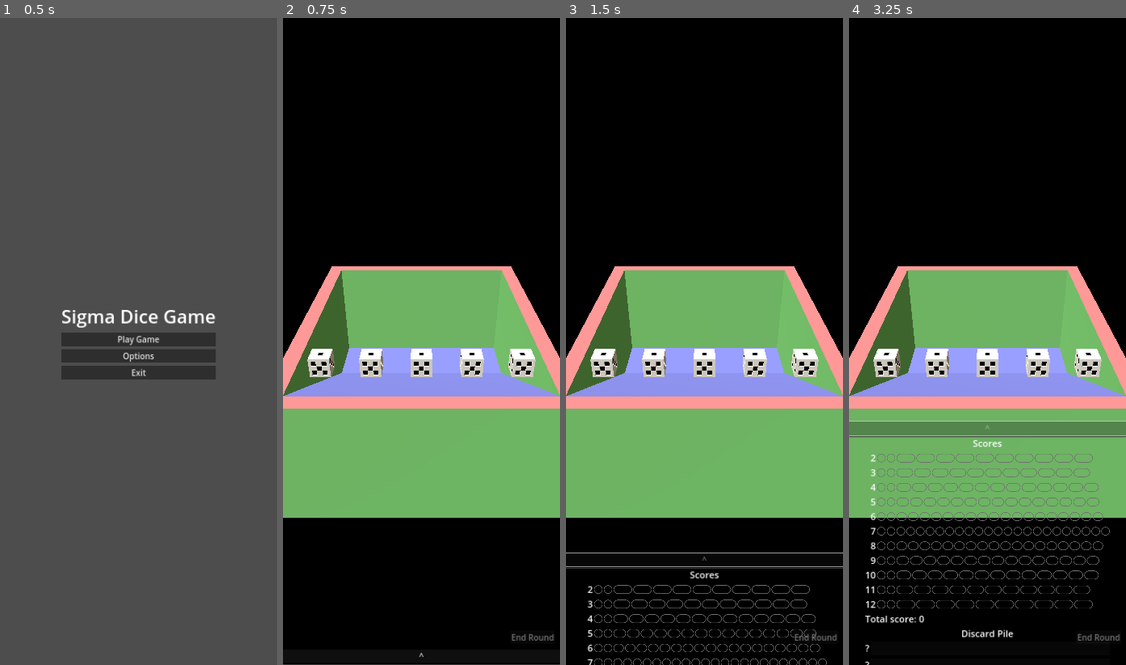
Above: before the commit, frames 1-4 (left to right).
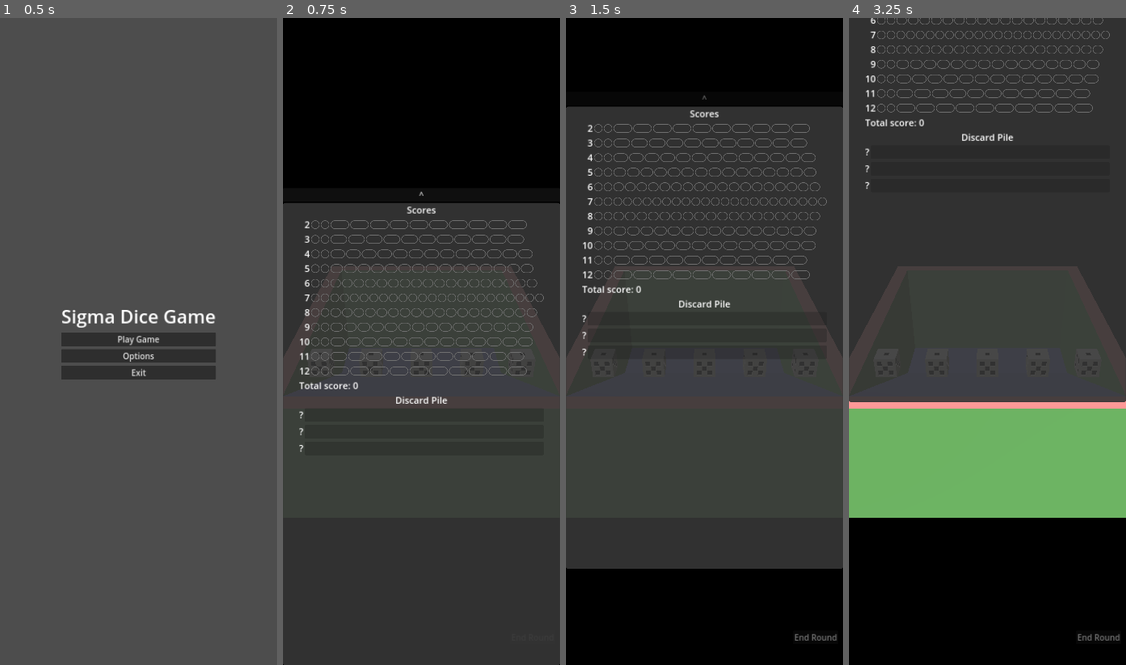
Above: after the commit, the same moments.

Repository: Inglo-Games/SigmaDiceGame
Game: Godot game, scene res://Scenes/Menus/MainMenu.tscn
The game is run twice, just before and just after one commit, with the same random seed, the same clock (stepped at 60 frames per second) and the same inputs.
Inputs (mouse positions are in pixels of both pictures, inside the frame that each line leads up to):
- Up to frame 1 (0.5 s): no input
- Up to frame 2 (0.75 s): click "Play Game" at 0.5 s
- Up to frame 3 (1.5 s): click "^" at 1.25 s
- Up to frame 4 (3.25 s): click (987, 393) at 2 s, where only the run before the commit has a clickable "v"; click (987, 658) at 2.75 s, where only the run before the commit has a clickable "^"

Frame 1 is identical in both runs. In frame 2, 71% of the frame differs, in the area x 0-100%, y 26-100%; in frame 3, 73%, in the area x 0-100%, y 11-100%; in frame 4, 65%.

Commit message:
Increase scoreboard panel min size

Diff:
--- a/game/Scenes/UI/ScoreboardPanel.gd
+++ b/game/Scenes/UI/ScoreboardPanel.gd
@@ -16,6 +16,7 @@
 		_slide_panel_out_view()
 	else:
 		_slide_panel_into_view()
+	$ExpanderButton.release_focus()
 
 
 # Slide the panel up into the player's viewport
--- a/game/Scenes/UI/ScoreboardPanel.tscn
+++ b/game/Scenes/UI/ScoreboardPanel.tscn
@@ -21,6 +21,7 @@
 text = "^"
 
 [node name="PanelContainer" type="PanelContainer" parent="."]
+custom_minimum_size = Vector2(1080, 1800)
 layout_mode = 2
 size_flags_horizontal = 3
 size_flags_vertical = 3
--- a/game/Themes/MainTheme.tres
+++ b/game/Themes/MainTheme.tres
@@ -1,7 +1,7 @@
 [gd_resource type="Theme" load_steps=2 format=3 uid="uid://8bcavu88mft3"]
 
 [sub_resource type="StyleBoxFlat" id="StyleBoxFlat_4heme"]
-bg_color = Color(0.313726, 0.313726, 0.313726, 0.705882)
+bg_color = Color(0.211765, 0.211765, 0.211765, 0.917647)
 border_width_left = 2
 border_width_top = 2
 border_width_right = 2
